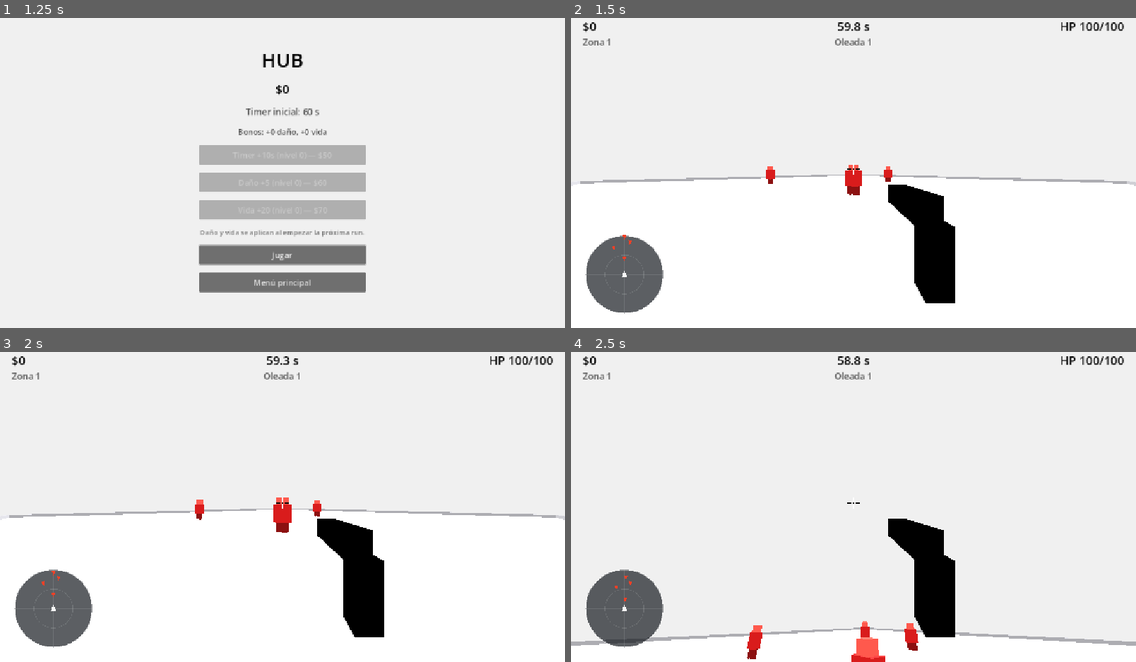
Above: before the commit, frames 1-4 (two rows, left to right).
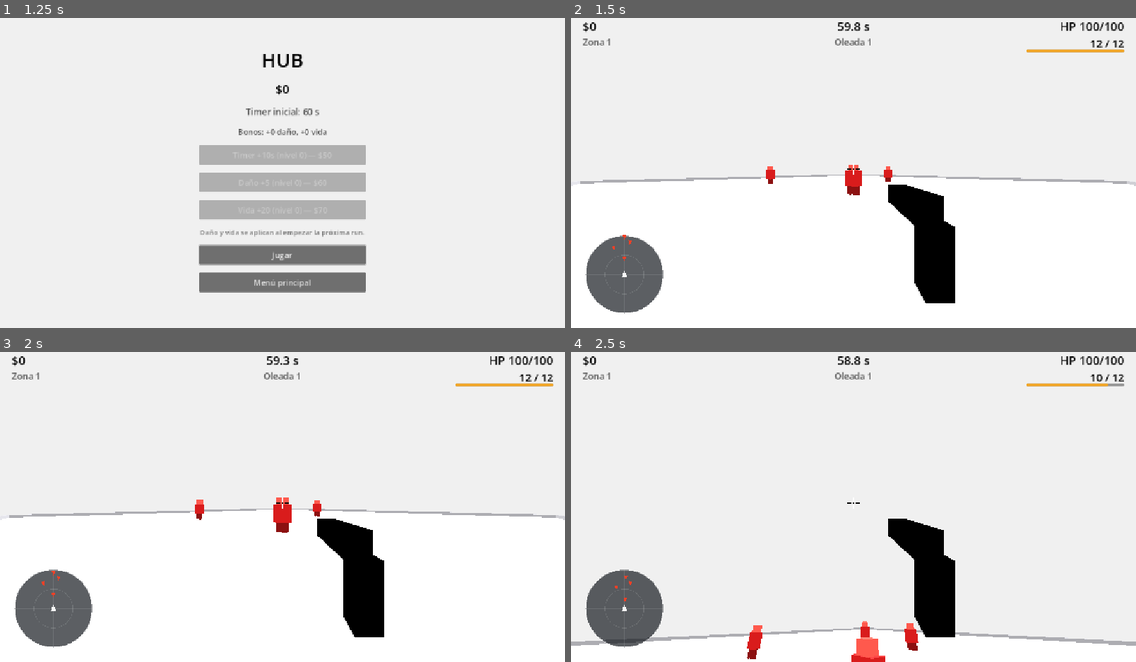
Above: after the commit, the same moments.

Repository: Veilen1/Deadline
Game: Godot game, scene res://scenes/ui/main_menu.tscn
Same seed, same stepped clock (60 frames per second), same inputs: the game is played once before the commit and once after it.
Inputs (mouse positions are in pixels of both pictures, inside the frame that each line leads up to):
- Up to frame 1 (1.25 s): click "Jugar" at 0.5 s
- Up to frame 2 (1.5 s): click "Jugar" at 1.25 s
- Up to frame 3 (2 s): no input
- Up to frame 4 (2.5 s): move the mouse to (847, 507) at 2.02 s; press the mouse at (847, 507) at 2.03 s; hold W (move_forward) from 2.03 s (still down); tap Space (jump) at 2.27 s

Frame 1 is identical in both runs. In frame 2, 0.3% of the frame differs, in the area x 80-98%, y 7-12%; in frame 3, 0.3%; in frame 4, 0.3%.

Commit message:
feat(weapon): agregar datos de arma, cadencia, municion y regeneracion

Diff:
--- /dev/null
+++ b/resources/weapons/basic_rifle.tres
@@ -0,0 +1,14 @@
+[gd_resource type="Resource" script_class="WeaponData" load_steps=2 format=3]
+
+[ext_resource type="Script" path="res://resources/weapons/weapon_data.gd" id="1_weapon"]
+
+[resource]
+script = ExtResource("1_weapon")
+weapon_name = "Rifle básico"
+damage = 20.0
+money_per_hit = 10
+range = 100.0
+shots_per_second = 4.0
+magazine_size = 12
+ammo_regen_per_second = 3.0
+regen_delay = 0.25
--- /dev/null
+++ b/resources/weapons/weapon_data.gd
@@ -0,0 +1,14 @@
+class_name WeaponData
+extends Resource
+
+## Datos de un arma. El jugador consume estas stats y el hub/árbol puede
+## agregar bonus encima.
+
+@export var weapon_name: String = "Rifle básico"
+@export var damage: float = 20.0
+@export var money_per_hit: int = 10
+@export var range: float = 100.0
+@export var shots_per_second: float = 4.0
+@export var magazine_size: int = 12
+@export var ammo_regen_per_second: float = 3.0
+@export var regen_delay: float = 0.25
--- a/scenes/actors/player/player.gd
+++ b/scenes/actors/player/player.gd
@@ -16,9 +16,7 @@
 @export var camera_pitch_limit_deg: float = 80.0
 
 @export_group("Weapon")
-@export var shoot_range: float = 100.0
-@export var weapon_damage: float = 20.0
-@export var weapon_money: int = 10
+@export var weapon_data: WeaponData
 
 @export_group("Audio")
 @export var footstep_interval: float = 0.42
@@ -30,11 +28,26 @@
 @onready var footstep_player: AudioStreamPlayer = $FootstepPlayer
 
 var current_health: float
+var damage_bonus: float = 0.0
+var max_ammo: int = 0
+var current_ammo: int = 0
+var ammo_regen_bonus: float = 0.0
+var fire_rate_bonus: float = 0.0
+
 var _footstep_timer: float = 0.0
+var _fire_timer: float = 0.0
+var _regen_delay_timer: float = 0.0
+var _ammo_regen_accumulator: float = 0.0
 
 
 func _ready() -> void:
 	current_health = max_health
+	if weapon_data != null:
+		max_ammo = weapon_data.magazine_size
+		current_ammo = max_ammo
+	else:
+		push_warning("Player: falta weapon_data")
+
 	Settings.settings_changed.connect(_apply_live_settings)
 	_apply_live_settings()
 	Input.mouse_mode = Input.MOUSE_MODE_CAPTURED
@@ -69,6 +82,9 @@
 
 
 func _physics_process(delta: float) -> void:
+	_fire_timer = maxf(_fire_timer - delta, 0.0)
+	_update_ammo_regen(delta)
+
 	var input_vector: Vector2 = Input.get_vector(
 		"move_left", "move_right", "move_forward", "move_back"
 	)
@@ -94,6 +110,9 @@
 
 	_update_footsteps(delta)
 
+	if Input.mouse_mode == Input.MOUSE_MODE_CAPTURED and Input.is_action_pressed("shoot"):
+		shoot()
+
 
 func _update_footsteps(delta: float) -> void:
 	var horizontal_speed: float = Vector2(velocity.x, velocity.z).length()
@@ -124,12 +143,48 @@
 
 func apply_meta_upgrades(upgrades: Dictionary) -> void:
 	# Aplica los bonus comprados en el hub. Se llama una vez al empezar la run.
-	weapon_damage += float(upgrades.get("damage_bonus", 0.0))
+	damage_bonus += float(upgrades.get("damage_bonus", 0.0))
 	max_health += float(upgrades.get("health_bonus", 0.0))
+	max_ammo += int(upgrades.get("ammo_capacity_bonus", 0))
+	ammo_regen_bonus += float(upgrades.get("ammo_regen_bonus", 0.0))
+	fire_rate_bonus += float(upgrades.get("fire_rate_bonus", 0.0))
 	current_health = max_health
+	current_ammo = max_ammo
+
+
+func _update_ammo_regen(delta: float) -> void:
+	if weapon_data == null or current_ammo >= max_ammo:
+		_ammo_regen_accumulator = 0.0
+		return
+
+	if _regen_delay_timer > 0.0:
+		_regen_delay_timer -= delta
+		return
+
+	var rate: float = maxf(weapon_data.ammo_regen_per_second + ammo_regen_bonus, 0.0)
+	if rate <= 0.0:
+		return
+
+	_ammo_regen_accumulator += rate * delta
+	var rounds: int = int(_ammo_regen_accumulator)
+	if rounds <= 0:
+		return
+
+	_ammo_regen_accumulator -= float(rounds)
+	current_ammo = mini(current_ammo + rounds, max_ammo)
+	EventBus.ammo_changed.emit(current_ammo, max_ammo)
 
 
 func shoot() -> void:
+	if weapon_data == null or _fire_timer > 0.0 or current_ammo <= 0:
+		return
+
+	current_ammo -= 1
+	_fire_timer = 1.0 / maxf(weapon_data.shots_per_second * (1.0 + fire_rate_bonus), 0.01)
+	_regen_delay_timer = weapon_data.regen_delay
+	_ammo_regen_accumulator = 0.0
+	EventBus.ammo_changed.emit(current_ammo, max_ammo)
+
 	# Raycast desde el centro de la cámara hacia donde se mira.
 	var screen_center: Vector2 = get_viewport().get_visible_rect().size * 0.5
 	var origin: Vector3 = camera.project_ray_origin(screen_center)
@@ -137,7 +192,7 @@
 
 	var query: PhysicsRayQueryParameters3D = PhysicsRayQueryParameters3D.create(
 		origin,
-		origin + direction * shoot_range
+		origin + direction * weapon_data.range
 	)
 	query.collide_with_areas = true
 	query.exclude = _build_ray_exclude_list()
@@ -146,7 +201,7 @@
 	var result: Dictionary = space_state.intersect_ray(query)
 
 	# El tracer llega hasta el impacto o hasta el alcance máximo si falla.
-	var end_point: Vector3 = origin + direction * shoot_range
+	var end_point: Vector3 = origin + direction * weapon_data.range
 	if not result.is_empty():
 		end_point = result.get("position", end_point)
 
@@ -157,12 +212,12 @@
 				var enemy: Node = collider.get_parent()
 				if enemy != null and enemy.has_method("take_hit"):
 					var hit_position: Vector3 = result.get("position", Vector3.INF)
-					enemy.call("take_hit", hit_zone, weapon_damage, weapon_money, hit_position)
+					var damage: float = weapon_data.damage + damage_bonus
+					enemy.call("take_hit", hit_zone, damage, weapon_data.money_per_hit, hit_position)
 
 	_spawn_tracer(end_point)
 	shoot_player.pitch_scale = randf_range(0.95, 1.05)
 	shoot_player.play()
-	# TODO: Fase 1.4 — cooldown y retroceso del arma.
 
 
 func _spawn_tracer(to: Vector3) -> void:
--- a/scenes/actors/player/player.tscn
+++ b/scenes/actors/player/player.tscn
@@ -1,8 +1,9 @@
-[gd_scene load_steps=10 format=3]
+[gd_scene load_steps=11 format=3]
 
 [ext_resource type="Script" path="res://scenes/actors/player/player.gd" id="1_player"]
 [ext_resource type="AudioStream" path="res://assets/audio/shoot.wav" id="2_shoot"]
 [ext_resource type="AudioStream" path="res://assets/audio/footstep.wav" id="3_footstep"]
+[ext_resource type="Resource" path="res://resources/weapons/basic_rifle.tres" id="4_weapon"]
 
 [sub_resource type="CapsuleShape3D" id="CapsuleShape3D_body"]
 radius = 0.4
@@ -28,6 +29,7 @@
 
 [node name="Player" type="CharacterBody3D" groups=["player"]]
 script = ExtResource("1_player")
+weapon_data = ExtResource("4_weapon")
 
 [node name="CollisionShape3D" type="CollisionShape3D" parent="."]
 transform = Transform3D(1, 0, 0, 0, 1, 0, 0, 0, 1, 0, 0.9, 0)
--- a/scenes/main.gd
+++ b/scenes/main.gd
@@ -16,6 +16,8 @@
 @onready var timer_label: Label = $CanvasLayer/TimerLabel
 @onready var wave_label: Label = $CanvasLayer/WaveLabel
 @onready var health_label: Label = $CanvasLayer/HealthLabel
+@onready var ammo_label: Label = $CanvasLayer/AmmoLabel
+@onready var ammo_bar: ProgressBar = $CanvasLayer/AmmoBar
 @onready var boss_label: Label = $CanvasLayer/BossLabel
 @onready var boss_bar: ProgressBar = $CanvasLayer/BossBar
 @onready var boss_hp_label: Label = $CanvasLayer/BossHpLabel
@@ -36,6 +38,7 @@
 	EventBus.enemy_hit.connect(_on_enemy_hit)
 	EventBus.player_damaged.connect(_on_player_damaged)
 	EventBus.player_died.connect(_on_player_died)
+	EventBus.ammo_changed.connect(_on_ammo_changed)
 	EventBus.wave_started.connect(_on_wave_started)
 	EventBus.zone_completed.connect(_on_zone_completed)
 	EventBus.damage_number_requested.connect(_on_damage_number_requested)
@@ -44,6 +47,7 @@
 	EventBus.boss_defeated.connect(_on_boss_defeated)
 	Settings.settings_changed.connect(_on_settings_changed)
 	player.call("apply_meta_upgrades", GameState.upgrades)
+	_on_ammo_changed(int(player.get("current_ammo")), int(player.get("max_ammo")))
 	minimap.visible = Settings.show_minimap
 	_update_money_label(GameState.money)
 	_update_health_label()
@@ -170,6 +174,12 @@
 	_update_health_label()
 
 
+func _on_ammo_changed(current: int, maximum: int) -> void:
+	ammo_label.text = "%d / %d" % [current, maximum]
+	ammo_bar.max_value = maximum
+	ammo_bar.value = current
+
+
 func _on_player_died() -> void:
 	GameState.end_run("death")
 
--- a/scenes/main.tscn
+++ b/scenes/main.tscn
@@ -26,6 +26,20 @@
 corner_radius_bottom_right = 3
 corner_radius_bottom_left = 3
 
+[sub_resource type="StyleBoxFlat" id="StyleBoxFlat_ammo_bg"]
+bg_color = Color(0.05, 0.05, 0.05, 0.4)
+corner_radius_top_left = 3
+corner_radius_top_right = 3
+corner_radius_bottom_right = 3
+corner_radius_bottom_left = 3
+
+[sub_resource type="StyleBoxFlat" id="StyleBoxFlat_ammo_fill"]
+bg_color = Color(0.95, 0.65, 0.15, 1)
+corner_radius_top_left = 3
+corner_radius_top_right = 3
+corner_radius_bottom_right = 3
+corner_radius_bottom_left = 3
+
 [node name="Main" type="Node3D"]
 script = ExtResource("1_main")
 
@@ -137,6 +151,33 @@
 text = "HP 100/100"
 horizontal_alignment = 2
 
+[node name="AmmoLabel" type="Label" parent="CanvasLayer"]
+anchor_left = 1.0
+anchor_right = 1.0
+offset_left = -224.0
+offset_top = 52.0
+offset_right = -24.0
+offset_bottom = 76.0
+grow_horizontal = 0
+theme_override_colors/font_color = Color(0, 0, 0, 1)
+theme_override_font_sizes/font_size = 22
+text = "12 / 12"
+horizontal_alignment = 2
+
+[node name="AmmoBar" type="ProgressBar" parent="CanvasLayer"]
+anchor_left = 1.0
+anchor_right = 1.0
+offset_left = -224.0
+offset_top = 80.0
+offset_right = -24.0
+offset_bottom = 86.0
+grow_horizontal = 0
+max_value = 12.0
+value = 12.0
+show_percentage = false
+theme_override_styles/background = SubResource("StyleBoxFlat_ammo_bg")
+theme_override_styles/fill = SubResource("StyleBoxFlat_ammo_fill")
+
 [node name="Minimap" parent="CanvasLayer" instance=ExtResource("7_minimap")]
 
 [node name="ZoneBanner" type="Label" parent="CanvasLayer"]
--- a/scripts/autoloads/event_bus.gd
+++ b/scripts/autoloads/event_bus.gd
@@ -9,6 +9,7 @@
 
 signal player_damaged(amount: float)
 signal player_died
+signal ammo_changed(current: int, maximum: int)
 
 signal boss_spawned(boss: Node, max_health: float)
 signal boss_health_changed(current_health: float, max_health: float)
Not shown, added: resources/weapons/weapon_data.gd.uid
Not shown: 1 places in scenes/main.tscn that only renumber resources
